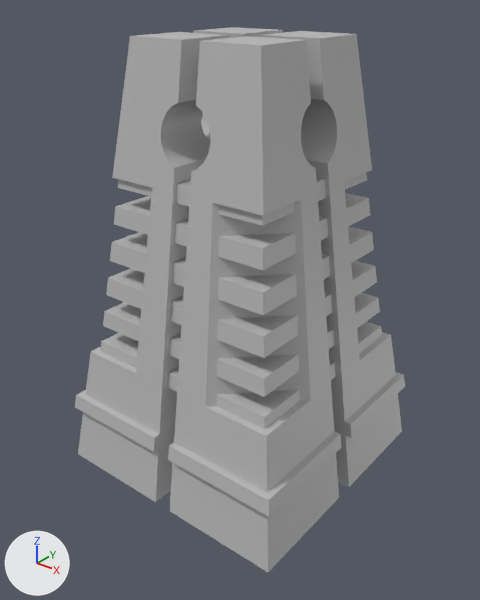
One commit to the FBX model Micha/EntranceHall Meshes/EntranceHall_Obelisk.fbx: the scene before it, then after it.
One viewpoint serves both versions: a 50 mm lens placed at (289.0, -366.0, 363.0), pointed at (4.0, -11.0, 142.0). The lights are fixed; the arrows at lower left show +X, +Y and +Z. Where no turn or scale is listed for an object, it has been applied to the vertices.
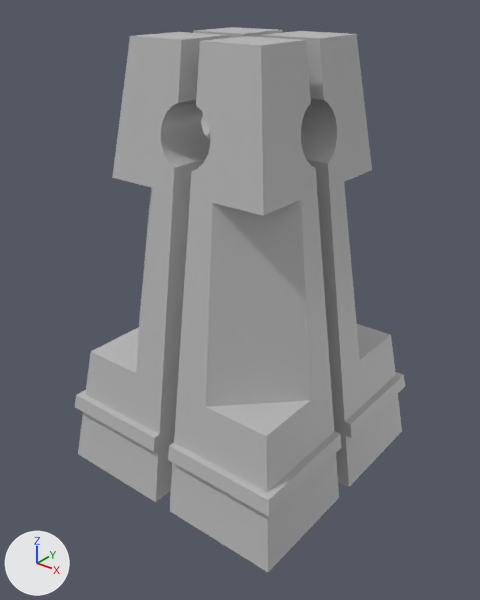
The newer file is also turned or shifted as a whole; pictures and numbers use the older file's frame.

Pixel boxes [x1, y1, x2, y2] of what changed, in the pictures (480 x 600 px):
'polySurface3', deleted
    before: [100, 173, 382, 429]

Patch to the scene script:
```diff
--- a/Micha/EntranceHall Meshes/EntranceHall_Obelisk.fbx.py
+++ b/Micha/EntranceHall Meshes/EntranceHall_Obelisk.fbx.py
@@ ob_polysurface3 @@
-ob_polysurface3 = bpy.data.objects.new('polySurface3', me_mesh)
-ob_polysurface3.location = (0.0, 0.6, 222.9)
```
